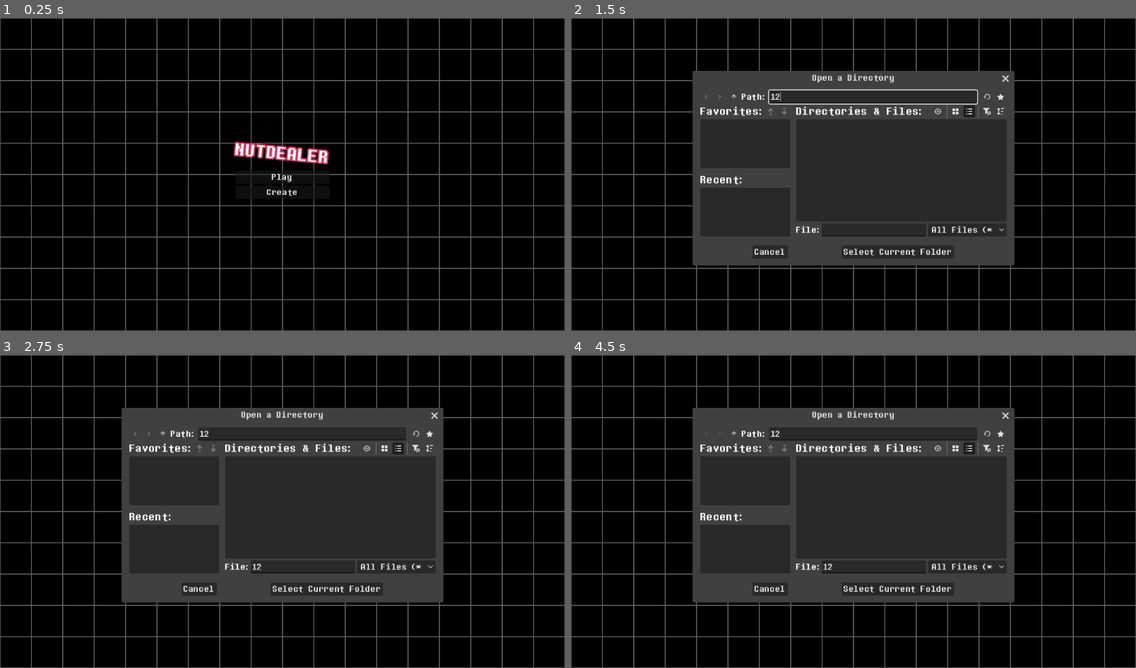
Above: before the commit, frames 1-4 (two rows, left to right).
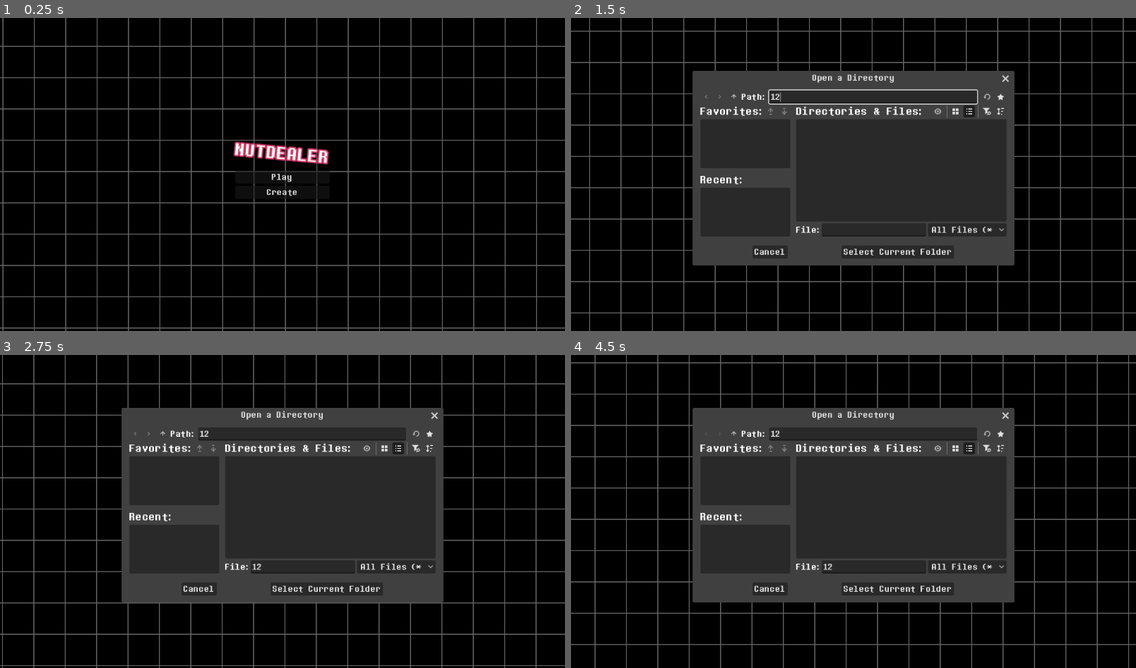
Above: after the commit, the same moments.

Repository: LunarTides/nutdealer
Game: Godot game, scene res://scenes/ui/main_menu.tscn
Same seed, same stepped clock (60 frames per second), same inputs: the game is played once before the commit and once after it. The engine's default icon, where the game draws it, is replaced by a stand-in: a white triangle on a blue panel in a dark square.
Inputs (mouse positions are in pixels of both pictures, inside the frame that each line leads up to):
- Up to frame 1 (0.25 s): no input
- Up to frame 2 (1.5 s): click "Play" at 0.5 s; click (870, 96) at 1.27 s; type "12" at 1.35 s
- Up to frame 3 (2.75 s): click (305, 567) at 1.5 s; type "12" at 1.58 s; click "Play" at 2 s
- Up to frame 4 (4.5 s): click (717, 433) at 2.75 s; click (717, 433) at 3.5 s; click (734, 433) at 4.25 s

The runs differ from the first frame. In frame 1, 15% of the frame differs, in the area x 0-100%, y 0-100%; in frame 2, 9.5%; in frame 3, 9.4%; in frame 4, 9.5%.

Commit message:
Make main menu grid move

Diff:
--- a/scenes/ui/creator/creator_pause_menu.gd
+++ b/scenes/ui/creator/creator_pause_menu.gd
@@ -20,6 +20,7 @@
 func _on_exit_button_pressed() -> void:
 	if not Creator.dirty:
 		exit()
+		return
 
 	# Ask to save first.
 	if CreatorSave.has_saved_once:
@@ -27,7 +28,6 @@
 			exit()
 		)
 	else:
-		# FIXME: If you press don't save twice, this errors for some reason.
 		CreatorSave.create_save_dialogue(func(confirmed: bool) -> void:
 			if not confirmed:
 				exit()
--- a/scenes/ui/main_menu.gd
+++ b/scenes/ui/main_menu.gd
@@ -2,18 +2,26 @@
 
 const CREATOR_DARK_WORLD_UI: PackedScene = preload("uid://cidw2jv7myp3u")
 
+@export var grid_move_speed: float = 300
+@export var grid_move_repeat_frequency: int = 4
+
+@export_category("UI Nodes")
+@export var grid: TextureRect
 @export var title_label: Label
 
 var title_pulse_label: Label
+var old_grid_position: Vector2
 
 # Called when the node enters the scene tree for the first time.
 func _ready() -> void:
 	title_label.get_node(^"AnimationPlayer").play(&"title")
+	init_grid()
 
 
 # Called every frame. 'delta' is the elapsed time since the previous frame.
 func _process(delta: float) -> void:
 	title_label.offset_transform_rotation += 1 * delta
+	move_grid(delta)
 
 
 func _on_play_button_pressed() -> void:
@@ -51,3 +59,18 @@
 
 func title_pulse_delete() -> void:
 	title_pulse_label.queue_free()
+
+func init_grid() -> void:
+	# Move the grid a little left and make it a little bigger.
+	# This removes any gaps that would give away the illusion of an infinite plane.
+	grid.position += Vector2(-64 * grid_move_repeat_frequency, 0)
+	grid.size = Global.screen_size + Vector2(64 * 4, 64 * 4)
+	old_grid_position = Vector2.ZERO
+
+func move_grid(delta: float) -> void:
+	var vector: Vector2 = Vector2.UP + Vector2.RIGHT
+	grid.position += vector * grid_move_speed * delta
+
+	# Move the grid to give an illusion that it's an infinite plane.
+	if grid.position.x >= 0:
+		grid.position = Vector2(-64 * grid_move_repeat_frequency, 0)
--- a/scenes/ui/main_menu.tscn
+++ b/scenes/ui/main_menu.tscn
@@ -172,7 +172,7 @@
 &"title_pulse": SubResource("Animation_1g8jr")
 }
 
-[node name="MainMenu" type="Control" unique_id=1928361223 node_paths=PackedStringArray("title_label")]
+[node name="MainMenu" type="Control" unique_id=1928361223 node_paths=PackedStringArray("grid", "title_label")]
 process_mode = 3
 layout_mode = 3
 anchors_preset = 15
@@ -181,6 +181,8 @@
 grow_horizontal = 2
 grow_vertical = 2
 script = ExtResource("1_sl1te")
+grid_move_speed = 25.0
+grid = NodePath("Grid")
 title_label = NodePath("VBoxContainer/TitleLabel")
 
 [node name="VBoxContainer" type="VBoxContainer" parent="." unique_id=1173272385]
@@ -225,6 +227,7 @@
 offset_bottom = 40.0
 mouse_filter = 2
 texture = ExtResource("2_fe2o3")
+stretch_mode = 1
 
 [connection signal="pressed" from="VBoxContainer/PlayButton" to="." method="_on_play_button_pressed"]
 [connection signal="pressed" from="VBoxContainer/CreateButton" to="." method="_on_create_button_pressed"]
--- a/scripts/creator/creator.gd
+++ b/scripts/creator/creator.gd
@@ -46,8 +46,6 @@
 	process_mode = Node.PROCESS_MODE_INHERIT
 	enabled = true
 	CreatorRoomManipulation.start()
-
-	dirty = false
 
 func stop() -> void:
 	process_mode = Node.PROCESS_MODE_DISABLED
